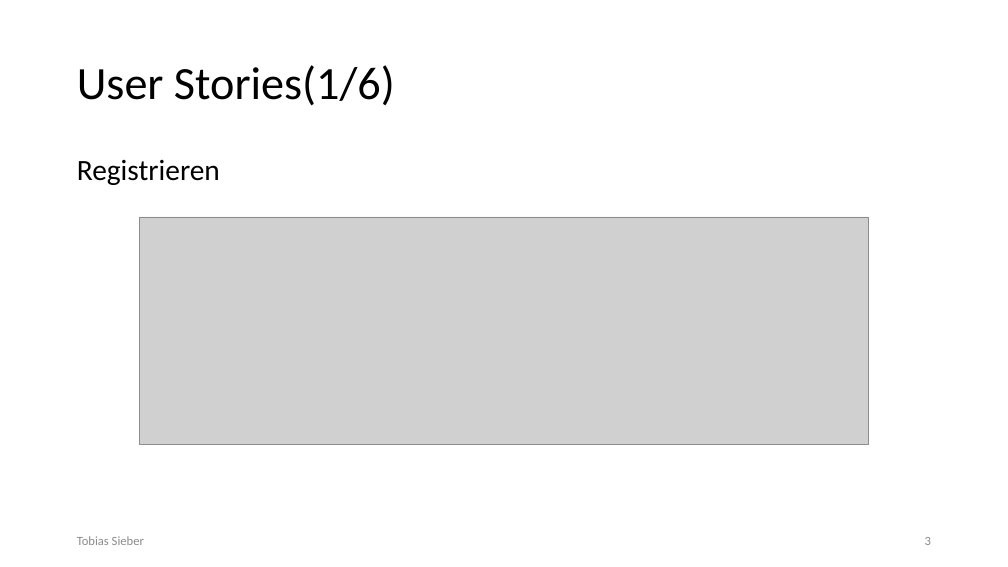
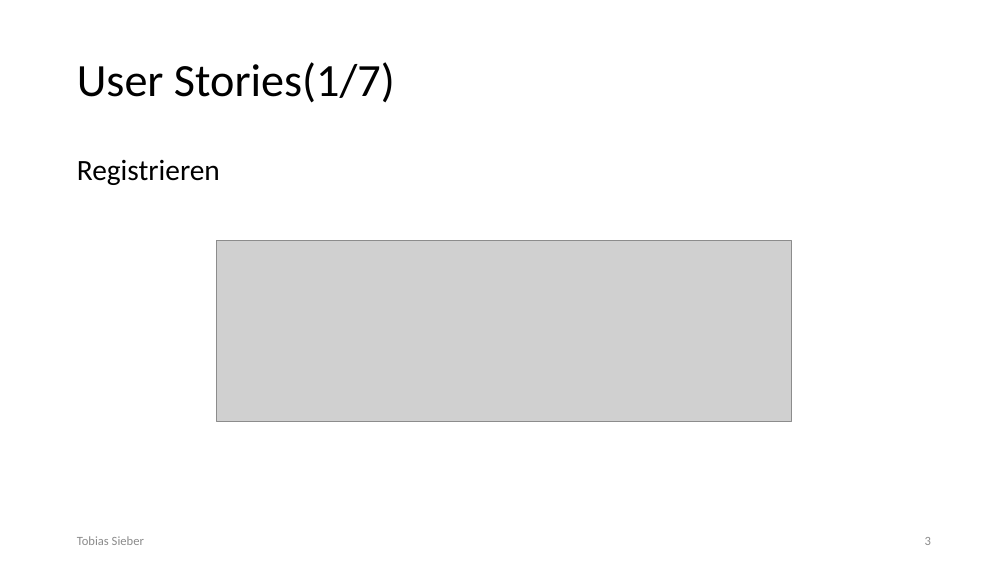
Before and after one commit to kastenfrosch/SEP, a slide deck: slide 3 of Dokumentation/Iteration2/II._Iteration_Praesentation.pptx. Drawn at 1008x567 pixels with LibreOffice and Linux fonts; fonts in the diff are those of the drawing; grey boxes stand for pictures. Boxes give left, top, right and bottom in pixels: in the first picture for what was removed or moved away, otherwise in the second. Text is boxed around its words. In the diff, an @@ line names an element or a change of style, - is before the commit and + after.

```diff
--- a/Dokumentation/Iteration2/II._Iteration_Praesentation.pptx
+++ b/Dokumentation/Iteration2/II._Iteration_Praesentation.pptx
@@ title at [77,62,395,103]: text changed @@
-User Stories(1/6)
+User Stories(1/7)
@@ picture: place and size @@
-picture at [139,217,869,445]
+picture at [216,240,791,421]
```
Also in this commit, not shown: 9 other slides changed, 1 slide added, 1 other file.
